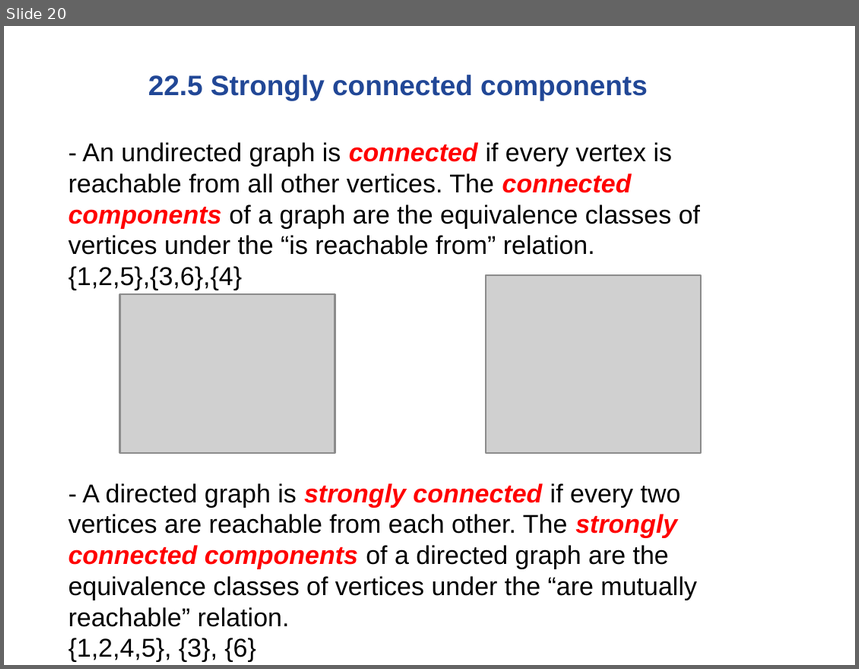
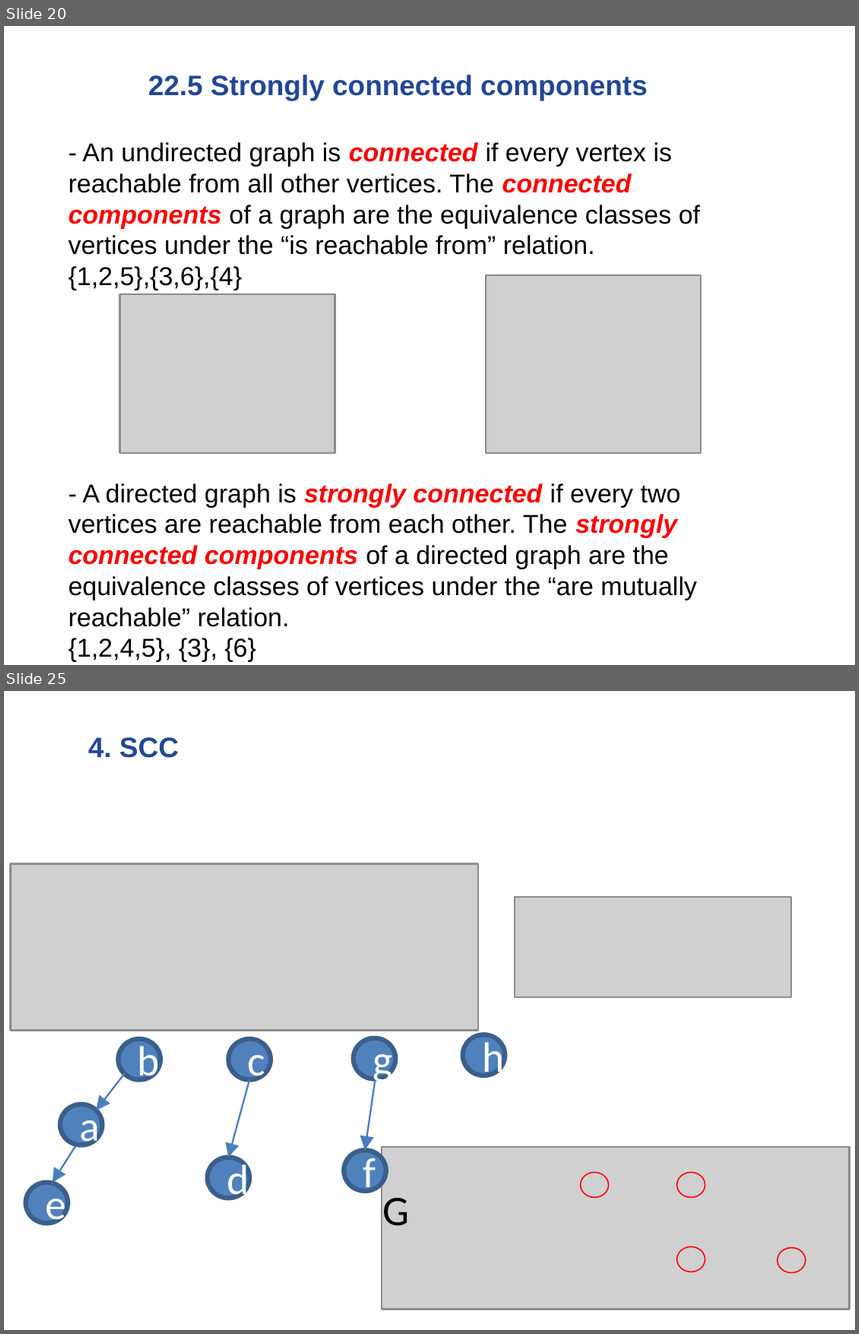
Before and after one commit to mskwon1/2019-2, a slide deck: 알고리즘/lecture11GraphAlgorithms.pptx. Shown one above the other, each under a label of ours: slide 20 before the commit, slides 20 and 25 after it; the slides between them are not shown. The pictures are 859x669 and 859x1334 pixels, drawn with LibreOffice and Linux fonts; fonts in the diff are those of the drawing; grey boxes stand for pictures. Boxes give left, top, right and bottom in pixels: in the first picture for what was removed or moved away, otherwise in the second. Text is boxed around its words. In the diff, an @@ line names an element or a change of style, - is before the commit and + after.

```diff
--- a/알고리즘/lecture11GraphAlgorithms.pptx
+++ b/알고리즘/lecture11GraphAlgorithms.pptx
@@ slide 25 added at (x1=4, y1=691, x2=855, y2=1330), background #FFFFFF @@
@@ title added at (x1=88, y1=737, x2=179, y2=758), 12 pt, text #214796, bold @@
+4. SCC
@@ picture added at (x1=11, y1=864, x2=478, y2=1031) @@
@@ picture added at (x1=515, y1=897, x2=793, y2=997) @@
@@ ellipse added at (x1=119, y1=1039, x2=161, y2=1079), fill #4F81BD, outline #3A5F8C 2 pt, 18 pt, text #FFFFFF @@
+b
@@ ellipse added at (x1=229, y1=1039, x2=271, y2=1079), fill #4F81BD, outline #3A5F8C 2 pt, 18 pt, text #FFFFFF @@
+c
@@ ellipse added at (x1=354, y1=1039, x2=396, y2=1079), fill #4F81BD, outline #3A5F8C 2 pt, 18 pt, text #FFFFFF @@
+g
@@ ellipse added at (x1=463, y1=1035, x2=506, y2=1076), fill #4F81BD, outline #3A5F8C 2 pt, 18 pt, text #FFFFFF @@
+h
@@ arrow added from (124, 1074) to (97, 1110), #4B7EBC 0.75 pt @@
@@ arrow added from (249, 1079) to (229, 1157), #4B7EBC 0.75 pt @@
@@ arrow added from (376, 1079) to (366, 1150), #4B7EBC 0.75 pt @@
@@ ellipse added at (x1=59, y1=1104, x2=102, y2=1145), fill #4F81BD, outline #3A5F8C 2 pt, 18 pt, text #FFFFFF @@
+a
@@ arrow added from (75, 1147) to (53, 1183), #4B7EBC 0.75 pt @@
@@ ellipse added at (x1=207, y1=1157, x2=249, y2=1198), fill #4F81BD, outline #3A5F8C 2 pt, 18 pt, text #FFFFFF @@
+d
@@ ellipse added at (x1=344, y1=1150, x2=386, y2=1191), fill #4F81BD, outline #3A5F8C 2 pt, 18 pt, text #FFFFFF @@
+f
@@ picture added at (x1=382, y1=1147, x2=850, y2=1309) @@
@@ ellipse added at (x1=26, y1=1183, x2=68, y2=1223), fill #4F81BD, outline #3A5F8C 2 pt, 18 pt, text #FFFFFF @@
+e
@@ ellipse added at (x1=582, y1=1172, x2=610, y2=1198), outline #FF0000 0.5 pt @@
@@ ellipse added at (x1=678, y1=1172, x2=706, y2=1198), outline #FF0000 0.5 pt @@
@@ text added at (x1=383, y1=1198, x2=410, y2=1226), 18 pt, text #000000 @@
+G
@@ ellipse added at (x1=678, y1=1247, x2=706, y2=1272), outline #FF0000 0.5 pt @@
@@ ellipse added at (x1=778, y1=1248, x2=807, y2=1274), outline #FF0000 0.5 pt @@
```
Also in this commit, not shown: 4 slides changed, 4 other slides added, 1 slide removed, 13 other files.
